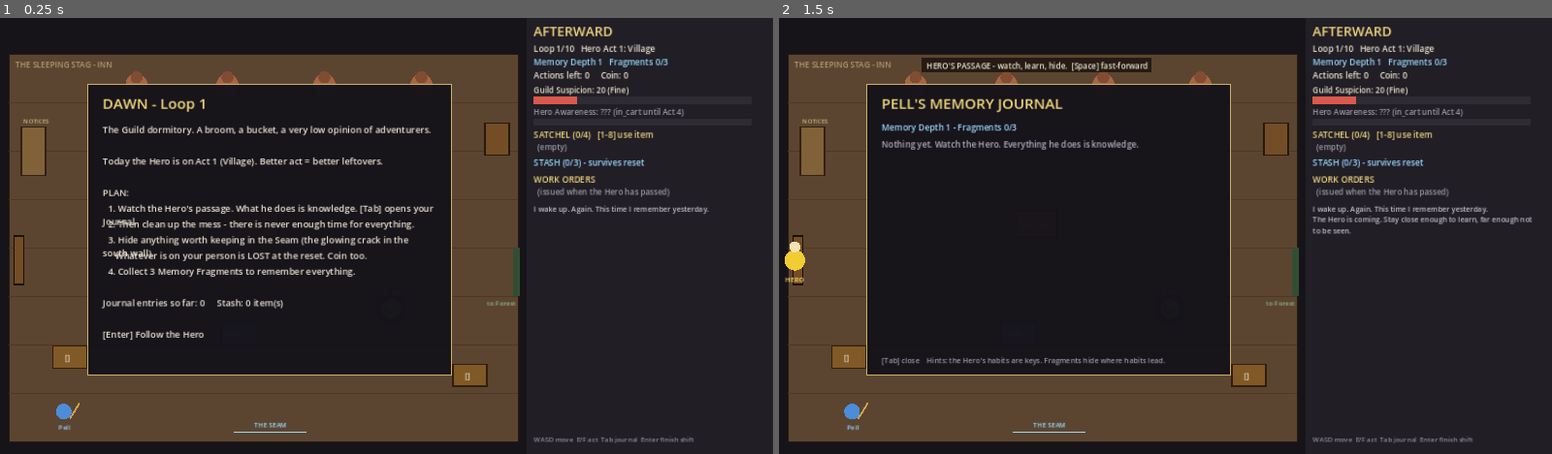
Above: before the commit, frames 1-2 (left to right).
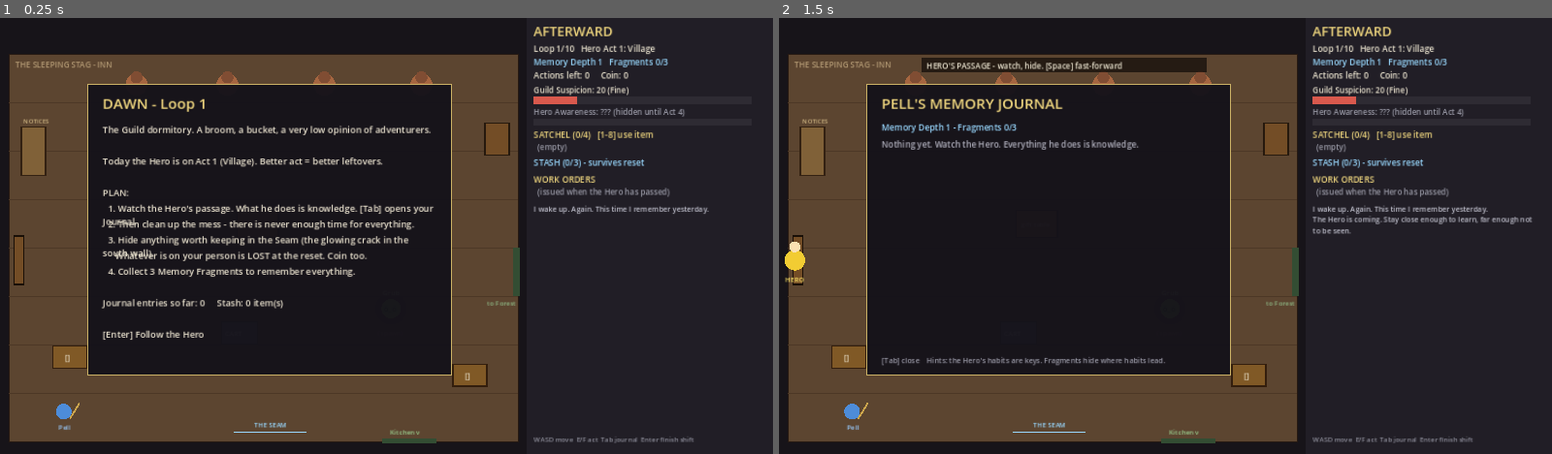
Above: after the commit, the same moments.

Repository: LerkaHalerka/NPC-game
Game: Godot game, scene res://main.tscn
Same seed, same stepped clock (60 frames per second), same inputs: the game is played once before the commit and once after it.
Inputs:
- Up to frame 1 (0.25 s): no input
- Up to frame 2 (1.5 s): tap Enter at 0.5, 1.35 s; hold D 0.53-1.28 s; tap Tab at 0.6 s; tap Space at 0.77, 1.25 s; hold S from 1.28 s (still down)

The runs differ from the first frame. In frame 1, 0.2% of the frame differs, in the area x 49-89%, y 20-98%; in frame 2, 0.6%, in the area x 31-89%, y 9-98%.

Commit message:
Make objects solid and add a kitchen room
Co-Authored-By: Claude Sonnet 5.5 <noreply@anthropic.com>
Claude-Session: https://claude.ai/code/session_013qnoERB8C8baLYTdigbmcm

Diff:
--- a/scripts/main.gd
+++ b/scripts/main.gd
@@ -13,6 +13,8 @@
 const PELL_SPEED := 230.0
 const HERO_SPEED := 170.0
 const REACH := 56.0
+const PELL_R := 13.0
+const DOORWAY_X := 680.0
 const SIGHT := 300.0
 const GRUB_SPAWN := Vector2(650, 480)
 const HERO_START := Vector2(14, 400)
@@ -47,6 +49,8 @@
 var orders: Dictionary = {}
 var pell: Vector2 = Vector2.ZERO
 var in_cart: bool = false
+var cur_room: String = "inn"
+var hero_room: String = "inn"
 var hero_pos: Vector2 = Vector2(-100, -100)
 var hero_steps: Array = []
 var hero_i: int = 0
@@ -96,8 +100,27 @@
 	return {"name": "Scrap of Cloth", "kind": "junk", "power": 0, "guild": false}
 
 
-func add_obj(id: String, type: String, pos: Vector2, state: String) -> void:
-	objs[id] = {"id": id, "type": type, "pos": pos, "spawn": pos, "state": state, "item": null, "took": false, "gap": false}
+func solid_size(type: String) -> Vector2:
+	match type:
+		"pot":
+			return Vector2(36, 36)
+		"chest":
+			return Vector2(56, 36)
+		"barrel":
+			return Vector2(40, 52)
+		"table":
+			return Vector2(68, 44)
+		"board":
+			return Vector2(40, 80)
+		"cart":
+			return Vector2(60, 36)
+		"grub":
+			return Vector2(30, 30)
+	return Vector2.ZERO
+
+
+func add_obj(id: String, type: String, pos: Vector2, state: String, room: String = "inn", size: Vector2 = Vector2.ZERO) -> void:
+	objs[id] = {"id": id, "type": type, "pos": pos, "spawn": pos, "state": state, "item": null, "took": false, "gap": false, "room": room, "size": size if size != Vector2.ZERO else solid_size(type)}
 
 
 func reset_world() -> void:
@@ -109,6 +132,8 @@
 	bribed = false
 	learned_this_loop = []
 	in_cart = false
+	cur_room = "inn"
+	hero_room = "inn"
 	hero_pos = Vector2(-100, -100)
 	pell = Vector2(110, 650)
 	var xs: Array = [230, 380, 540, 700]
@@ -126,6 +151,15 @@
 	add_obj("table", "table", Vector2(430, 340), "empty")
 	add_obj("seam", "seam", Vector2(450, 684), "ok")
 	add_obj("cart", "cart", Vector2(400, 520), "ok")
+	# Kitchen
+	add_obj("kpot0", "pot", Vector2(200, 130), "full", "kitchen")
+	add_obj("kpot1", "pot", Vector2(330, 130), "full", "kitchen")
+	add_obj("chestC", "chest", Vector2(140, 520), "closed", "kitchen")
+	objs["chestC"].item = random_loot("gift")
+	objs["chestC"].item.guild = true
+	add_obj("counter", "counter", Vector2(520, 220), "ok", "kitchen", Vector2(280, 36))
+	add_obj("stove", "stove", Vector2(790, 130), "ok", "kitchen", Vector2(90, 70))
+	add_obj("ktable", "ktable", Vector2(480, 440), "ok", "kitchen", Vector2(170, 90))
 
 
 func stash_power() -> int:
@@ -189,7 +223,7 @@
 
 
 func witness(id: String, text: String) -> void:
-	if pell.distance_to(hero_pos) <= SIGHT:
+	if hero_room == cur_room and pell.distance_to(hero_pos) <= SIGHT:
 		add_fact(id, text)
 
 
@@ -204,8 +238,8 @@
 	lean[k] = mini(100, lean[k] + n)
 
 
-func drop_item(item: Dictionary, pos: Vector2) -> void:
-	floor_items.append({"item": item, "pos": pos})
+func drop_item(item: Dictionary, pos: Vector2, room: String) -> void:
+	floor_items.append({"item": item, "pos": pos, "room": room})
 
 
 func spend(n: int) -> bool:
@@ -244,6 +278,7 @@
 func begin_passage() -> void:
 	phase = Phase.PASSAGE
 	hero_pos = HERO_START
+	hero_room = "inn"
 	hero_steps = build_hero_script()
 	hero_i = 0
 	hero_t = 0.0
@@ -254,6 +289,7 @@
 func end_passage() -> void:
 	phase = Phase.SHIFT
 	hero_pos = Vector2(-100, -100)
+	hero_room = "inn"
 	in_cart = false
 	actions = SHIFT_ACTIONS
 	if suspicion >= 40:
@@ -413,6 +449,15 @@
 		s.append(step_act("pot", o.id, 0.7))
 	s.append(step_move(Vector2(775, 205)))
 	s.append(step_act("barrel", "barrel", 1.0))
+	s.append(step_move(Vector2(DOORWAY_X, 690)))
+	s.append({"k": "warp", "room": "kitchen", "p": Vector2(DOORWAY_X, 95)})
+	for kid in ["kpot0", "kpot1"]:
+		s.append(step_move(objs[kid].pos + Vector2(0, 55)))
+		s.append(step_act("pot", kid, 0.7))
+	s.append(step_move(Vector2(200, 520)))
+	s.append(step_act("chestC", "chestC", 1.2))
+	s.append(step_move(Vector2(DOORWAY_X, 70)))
+	s.append({"k": "warp", "room": "inn", "p": Vector2(DOORWAY_X, 665)})
 	s.append(step_move(Vector2(165, 560)))
 	s.append(step_act("chestA", "chestA", 1.2))
 	s.append(step_move(Vector2(735, 590)))
@@ -428,6 +473,11 @@
 		end_passage()
 		return
 	var st: Dictionary = hero_steps[hero_i]
+	if st.k == "warp":
+		hero_room = st.room
+		hero_pos = st.p
+		hero_i += 1
+		return
 	if st.k == "move":
 		var d: Vector2 = st.p - hero_pos
 		var stp: float = HERO_SPEED * dt
@@ -446,7 +496,7 @@
 			hero_started = false
 			hero_i += 1
 	# Being near the Hero in plain sight raises Awareness.
-	if not in_cart and pell.distance_to(hero_pos) < 110.0:
+	if not in_cart and hero_room == cur_room and pell.distance_to(hero_pos) < 110.0:
 		hero.awareness = minf(100.0, hero.awareness + 14.0 * dt)
 
 
@@ -478,9 +528,9 @@
 				bark("*SMASH*  Loot?")
 				witness("hero_pots", "The Hero smashes every pot he walks past.")
 				if randf() < 0.5:
-					drop_item({"name": "Coin", "kind": "coin", "power": 5, "guild": false}, o.pos + Vector2(randi_range(-25, 25), 35))
+					drop_item({"name": "Coin", "kind": "coin", "power": 5, "guild": false}, o.pos + Vector2(randi_range(-25, 25), 35), o.room)
 				elif randf() < 0.5:
-					drop_item(random_loot("gift" if randf() < 0.5 else "consumable"), o.pos + Vector2(randi_range(-25, 25), 35))
+					drop_item(random_loot("gift" if randf() < 0.5 else "consumable"), o.pos + Vector2(randi_range(-25, 25), 35), o.room)
 			else:
 				bark("Nah. Leave it.")
 		"barrel":
@@ -493,10 +543,14 @@
 			o.item = null
 			bark("Ooh, a %s! Time to upgrade." % taken.name)
 			witness("hero_chest", "The Hero empties the first chest and dumps his old gear on the floor.")
-			drop_item(random_loot("gear"), o.pos + Vector2(55, -35))
-			drop_item(junk_item(), o.pos + Vector2(70, 10))
+			drop_item(random_loot("gear"), o.pos + Vector2(55, -35), o.room)
+			drop_item(junk_item(), o.pos + Vector2(70, 10), o.room)
 			if loop_no >= 3 and not found.has("letter"):
-				drop_item({"name": "Hero's Crumpled Letter", "kind": "knowledge", "power": 0, "guild": false}, o.pos + Vector2(20, -60))
+				drop_item({"name": "Hero's Crumpled Letter", "kind": "knowledge", "power": 0, "guild": false}, o.pos + Vector2(20, -60), o.room)
+		"chestC":
+			o.state = "open"
+			bark("Not hungry. Pantry food is for NPCs.")
+			witness("hero_pantry", "The Hero skips the pantry chest in the kitchen. Food is for people without quests.")
 		"chestB":
 			o.state = "open"
 			bark("Bag's full. I'll come back. (He never does.)")
@@ -509,7 +563,7 @@
 				o.pos = o.spawn + Vector2(-70, -70)
 				bark("Goblin! *WHACK*")
 				witness("hero_grub", "The Hero clobbers Grub on sight. Grub is out cold until someone drags him back.")
-				drop_item({"name": "Coin", "kind": "coin", "power": 5, "guild": false}, o.pos + Vector2(30, 20))
+				drop_item({"name": "Coin", "kind": "coin", "power": 5, "guild": false}, o.pos + Vector2(30, 20), o.room)
 
 
 # =========================================================== interaction
@@ -519,12 +573,14 @@
 	var out: Array = []
 	for id in objs:
 		var o: Dictionary = objs[id]
-		if o.type == "exit":
+		if o.room != cur_room or o.type in ["counter", "stove", "ktable"]:
 			continue
 		var d: float = pell.distance_to(o.pos)
 		if d <= REACH + (30.0 if o.type == "board" else 0.0):
 			out.append({"d": d, "kind": "obj", "ref": o})
 	for fi in floor_items:
+		if fi.room != cur_room:
+			continue
 		var d2: float = pell.distance_to(fi.pos)
 		if d2 <= REACH:
 			out.append({"d": d2 - 20.0, "kind": "floor", "ref": fi})
@@ -594,7 +650,7 @@
 		if o.type == "cart":
 			in_cart = not in_cart
 			if in_cart:
-				pell = o.pos + Vector2(0, 28)
+				pell = o.pos + Vector2(0, 42)
 				say("You duck into the cart. Nobody looks at a cleaning cart.")
 		return
 	match o.type:
@@ -809,6 +865,37 @@
 		menu = ""
 
 
+func blocked(p: Vector2) -> bool:
+	## Solid furniture, chests, pots etc. cannot be walked over.
+	for id in objs:
+		var o: Dictionary = objs[id]
+		if o.room == cur_room and o.size.x > 0.0:
+			if Rect2(o.pos - o.size / 2.0, o.size).grow(PELL_R).has_point(p):
+				return true
+	return false
+
+
+func move_pell(step: Vector2) -> void:
+	var stuck: bool = blocked(pell)  # never trap Pell if something moved onto them
+	var np: Vector2 = pell + Vector2(step.x, 0)
+	np.x = clampf(np.x, ROOM.position.x + 12.0, ROOM.end.x - 12.0)
+	if stuck or not blocked(np):
+		pell = np
+	np = pell + Vector2(0, step.y)
+	np.y = clampf(np.y, ROOM.position.y + 12.0, ROOM.end.y - 12.0)
+	if stuck or not blocked(np):
+		pell = np
+
+
+func check_doorways() -> void:
+	if cur_room == "inn" and pell.y >= ROOM.end.y - 16.0 and absf(pell.x - DOORWAY_X) < 45.0:
+		cur_room = "kitchen"
+		pell = Vector2(DOORWAY_X, ROOM.position.y + 45.0)
+	elif cur_room == "kitchen" and pell.y <= ROOM.position.y + 16.0 and absf(pell.x - DOORWAY_X) < 45.0:
+		cur_room = "inn"
+		pell = Vector2(DOORWAY_X, ROOM.end.y - 45.0)
+
+
 func _process(delta: float) -> void:
 	if phase == Phase.PASSAGE or phase == Phase.SHIFT or phase == Phase.DAWN:
 		if menu == "" and not show_journal and not in_cart:
@@ -822,9 +909,8 @@
 			if Input.is_physical_key_pressed(KEY_D) or Input.is_physical_key_pressed(KEY_RIGHT):
 				v.x += 1
 			if phase != Phase.DAWN:
-				pell += v.normalized() * PELL_SPEED * delta
-				pell.x = clampf(pell.x, ROOM.position.x + 12.0, ROOM.end.x - 12.0)
-				pell.y = clampf(pell.y, ROOM.position.y + 12.0, ROOM.end.y - 12.0)
+				move_pell(v.normalized() * PELL_SPEED * delta)
+				check_doorways()
 	if phase == Phase.PASSAGE and menu == "" and not show_journal:
 		var hdt: float = delta * (3.0 if Input.is_physical_key_pressed(KEY_SPACE) else 1.0)
 		update_hero(hdt)
@@ -875,19 +961,28 @@
 
 
 func draw_world() -> void:
-	box(ROOM, Color(0.36, 0.27, 0.19), Color(0.15, 0.1, 0.07))
+	var inn: bool = cur_room == "inn"
+	box(ROOM, Color(0.36, 0.27, 0.19) if inn else Color(0.42, 0.42, 0.45), Color(0.15, 0.1, 0.07))
 	for i in range(1, 8):
-		draw_line(Vector2(ROOM.position.x, ROOM.position.y + i * 80), Vector2(ROOM.end.x, ROOM.position.y + i * 80), Color(0.3, 0.22, 0.15), 1.0)
-	txt(Vector2(30, 82), "THE SLEEPING STAG - INN", 13, Color(0.7, 0.6, 0.45))
-	draw_circle(GRUB_SPAWN, 26.0, Color(0.3, 0.22, 0.15))
-	txt(GRUB_SPAWN + Vector2(-22, 44), "(spawn)", 11, Color(0.55, 0.45, 0.35))
+		draw_line(Vector2(ROOM.position.x, ROOM.position.y + i * 80), Vector2(ROOM.end.x, ROOM.position.y + i * 80), Color(0.3, 0.22, 0.15) if inn else Color(0.33, 0.33, 0.36), 1.0)
+	txt(Vector2(30, 82), "THE SLEEPING STAG - INN" if inn else "INN KITCHEN", 13, Color(0.7, 0.6, 0.45))
+	if inn:
+		draw_circle(GRUB_SPAWN, 26.0, Color(0.3, 0.22, 0.15))
+		txt(GRUB_SPAWN + Vector2(-22, 44), "(spawn)", 11, Color(0.55, 0.45, 0.35))
+		box(Rect2(ROOM.end.x - 8, 380, 10, 80), Color(0.2, 0.3, 0.2))
+		txt(Vector2(ROOM.end.x - 52, 475), "to Forest", 11, Color(0.55, 0.7, 0.5))
+		box(Rect2(DOORWAY_X - 45, ROOM.end.y - 6, 90, 8), Color(0.2, 0.3, 0.2))
+		txt(Vector2(DOORWAY_X - 32, ROOM.end.y - 12), "Kitchen v", 11, Color(0.6, 0.8, 0.55))
+	else:
+		box(Rect2(DOORWAY_X - 45, ROOM.position.y - 2, 90, 8), Color(0.2, 0.3, 0.2))
+		txt(Vector2(DOORWAY_X - 22, ROOM.position.y + 20), "Inn ^", 11, Color(0.6, 0.8, 0.55))
 	for id in objs:
-		draw_obj(objs[id])
-	box(Rect2(ROOM.end.x - 8, 380, 10, 80), Color(0.2, 0.3, 0.2))
-	txt(Vector2(ROOM.end.x - 52, 475), "to Forest", 11, Color(0.55, 0.7, 0.5))
+		if objs[id].room == cur_room:
+			draw_obj(objs[id])
 	for fi in floor_items:
-		draw_floor_item(fi)
-	if phase == Phase.PASSAGE or (phase == Phase.DAWN and false):
+		if fi.room == cur_room:
+			draw_floor_item(fi)
+	if phase == Phase.PASSAGE and hero_room == cur_room:
 		draw_circle(hero_pos, 17.0, Color(0.95, 0.8, 0.2))
 		draw_circle(hero_pos + Vector2(0, -22), 9.0, Color(0.98, 0.88, 0.7))
 		txt(hero_pos + Vector2(-16, 36), "HERO", 11, Color(1, 0.9, 0.4))
@@ -913,8 +1008,9 @@
 				txt(Vector2(38, 687), s, 15, Color(1, 0.95, 0.6))
 				break
 	if phase == Phase.PASSAGE:
-		box(Rect2(Vector2(240, 66), Vector2(380, 24)), Color(0, 0, 0, 0.6))
-		txt(Vector2(248, 84), "HERO'S PASSAGE - watch, learn, hide.  [Space] fast-forward", 13)
+		box(Rect2(Vector2(240, 66), Vector2(470, 24)), Color(0, 0, 0, 0.6))
+		var where: String = "" if hero_room == cur_room else "  (Hero is in the %s)" % hero_room
+		txt(Vector2(248, 84), "HERO'S PASSAGE - watch, hide. [Space] fast-forward" + where, 13)
 
 
 func draw_obj(o: Dictionary) -> void:
@@ -965,6 +1061,9 @@
 		"seam":
 			draw_line(p + Vector2(-60, 0), p + Vector2(60, 0), Color(0.6, 0.85, 1.0), 2.0)
 			txt(p + Vector2(-26, -8), "THE SEAM", 11, Color(0.6, 0.85, 1.0))
+		"counter", "stove", "ktable":
+			box(Rect2(p - o.size / 2.0, o.size), Color(0.3, 0.3, 0.34), Color(0.12, 0.12, 0.14))
+			txt(p + Vector2(-24, 4), String(o.type).to_upper(), 11, Color(0.75, 0.75, 0.8))
 		"cart":
 			box(Rect2(p - Vector2(30, 18), Vector2(60, 36)), Color(0.35, 0.4, 0.45), Color(0.15, 0.17, 0.2))
 			txt(p + Vector2(-24, 5), "CART" if not in_cart else "(you)", 11, Color(0.8, 0.85, 0.9))
@@ -1002,7 +1101,7 @@
 		y += 6.0
 		bar(Vector2(x, y), 360.0, hero.awareness / 100.0, Color(0.9, 0.7, 0.25))
 	else:
-		txt(Vector2(x, y), "Hero Awareness: ??? (in_cart until Act 4)", 13, Color(0.6, 0.6, 0.65))
+		txt(Vector2(x, y), "Hero Awareness: ??? (hidden until Act 4)", 13, Color(0.6, 0.6, 0.65))
 		y += 6.0
 		bar(Vector2(x, y), 360.0, 0.0, Color(0.9, 0.7, 0.25))
 	y += 32.0
Not shown, changed: README.md
